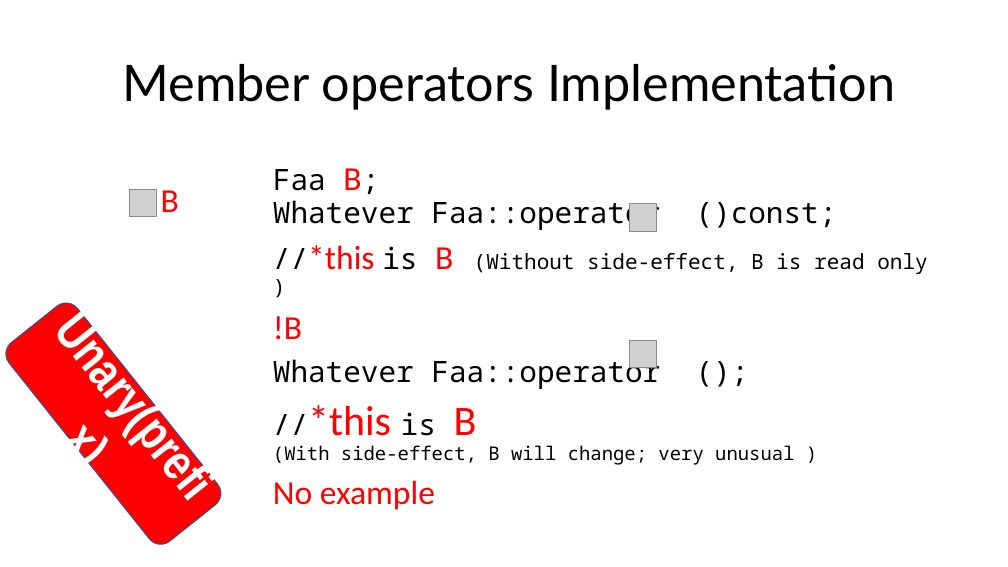
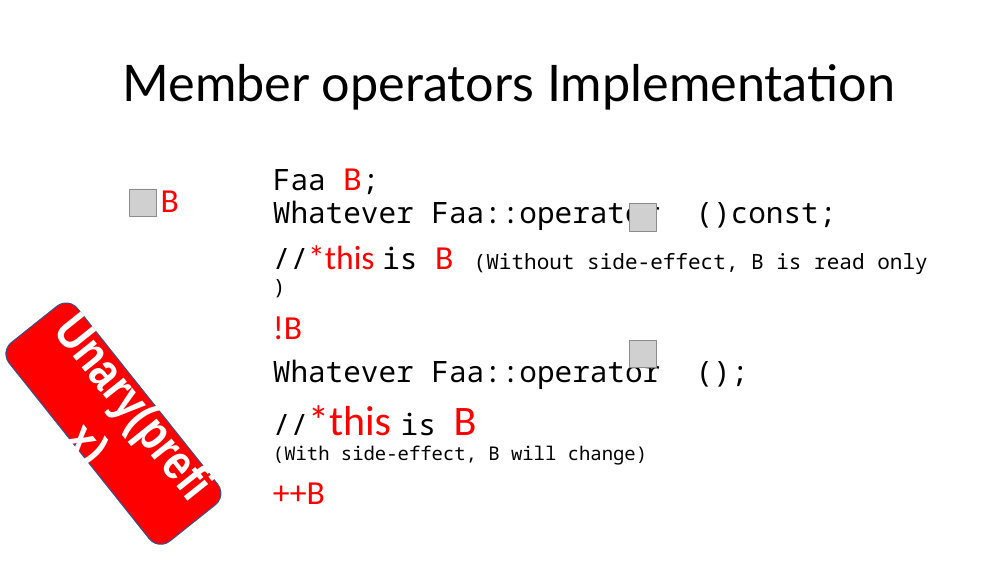
Before and after one commit to yhao18/OOP244-NABD-Notes, a slide deck: slide 14 of D/08-Oct14/Operators.pptx (slide 16 before the commit). Drawn at 1008x567 pixels with LibreOffice and Linux fonts; fonts in the diff are those of the drawing; grey boxes stand for pictures. Boxes give left, top, right and bottom in pixels: in the first picture for what was removed or moved away, otherwise in the second. Text is boxed around its words. In the diff, an @@ line names an element or a change of style, - is before the commit and + after.

```diff
--- a/D/08-Oct14/Operators.pptx
+++ b/D/08-Oct14/Operators.pptx
@@ text at bbox=[273, 405, 647, 504]: text changed @@
-//*this is B
-(With side-effect, B will change; very unusual )
-No example
+//*this is B
+(With side-effect, B will change)
+++B
```
Also in this commit, not shown: 2 other slides changed, 3 slides removed, 10 other files.
